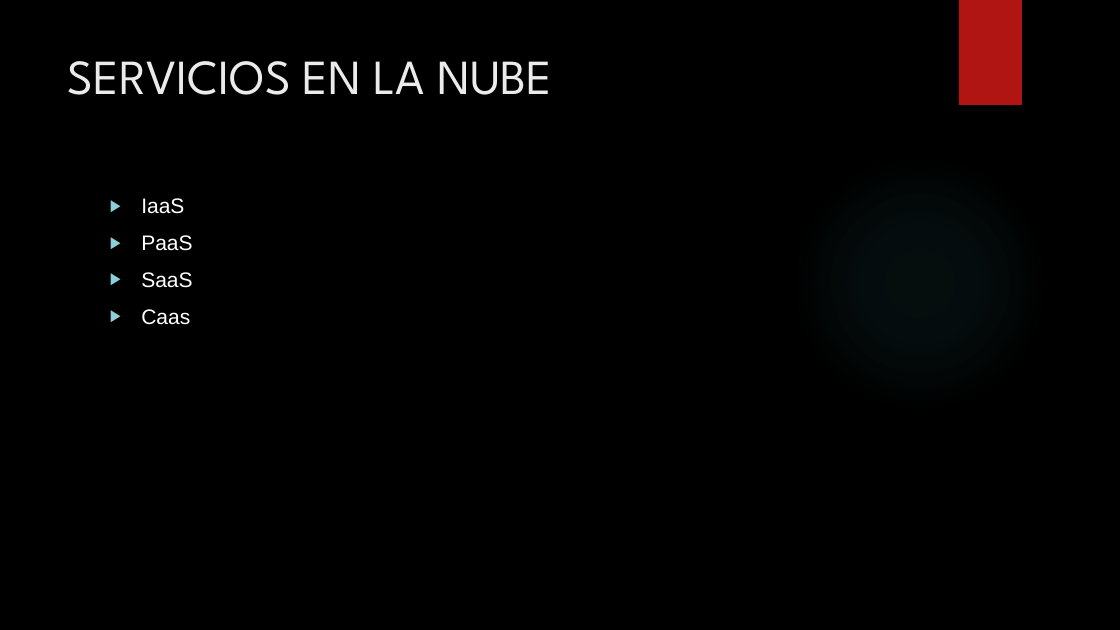
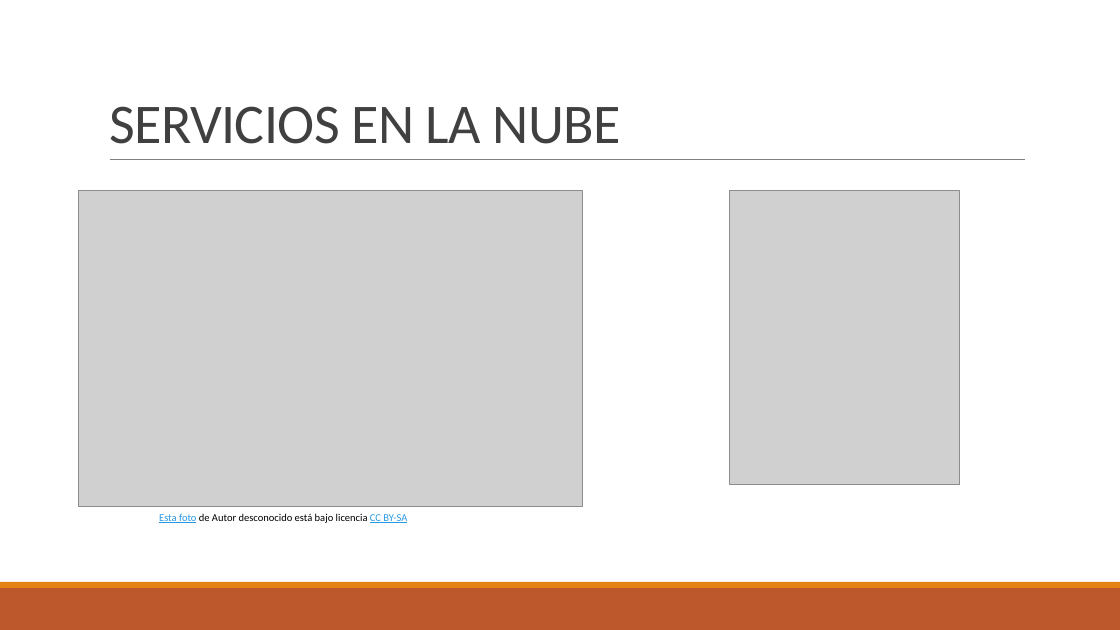
Before and after one commit to Jefer698/Solemne-3-Optativo, a slide deck: slide 5 of OPTATIVO DE ESPECIALIDAD presentacion s3.pptx. Drawn at 1120x630 pixels with LibreOffice and Linux fonts; fonts in the diff are those of the drawing; grey boxes stand for pictures; background and template pictures are left out. Boxes give left, top, right and bottom in pixels: in the first picture for what was removed or moved away, otherwise in the second. Text is boxed around its words. In the diff, an @@ line names an element or a change of style, - is before the commit and + after.

```diff
--- a/OPTATIVO DE ESPECIALIDAD presentacion s3.pptx
+++ b/OPTATIVO DE ESPECIALIDAD presentacion s3.pptx
@@ background picture (left out) to #FFFFFF @@
@@ title "SERVICIOS EN LA NUBE" moved from (x1=68, y1=61, x2=552, y2=95) to (x1=109, y1=106, x2=620, y2=144) @@
@@ title "SERVICIOS EN LA NUBE" at (x1=109, y1=106, x2=620, y2=144): size 42 to 48 pt, font League Spartan to Calibri, text colour #EBEBEB to #404040, letter spacing 0 to -0.5 pt; line spacing 1 to 0.85; vertical alignment top to bottom @@
@@ rectangle removed at (x1=959, y1=0, x2=1022, y2=105) @@
@@ line added from (110, 160) to (1026, 160), #808080 0.5 pt @@
@@ ellipse removed at (x1=791, y1=154, x2=1049, y2=413) @@
@@ picture added at (x1=79, y1=191, x2=582, y2=507) @@
@@ text removed at (x1=141, y1=198, x2=192, y2=325) @@
-▶ IaaS
-▶ PaaS
-▶ SaaS
-▶ Caas
@@ picture added at (x1=730, y1=191, x2=960, y2=485) @@
@@ text added at (x1=159, y1=513, x2=407, y2=523), 9 pt, text #000000 @@
+Esta foto de Autor desconocido está bajo licencia CC BY-SA
@@ rectangle added at (x1=0, y1=588, x2=1120, y2=630), fill #BD582C @@
@@ rectangle added at (x1=0, y1=582, x2=1120, y2=588), fill #E48312 @@
```
Also in this commit, not shown: 9 other slides changed, 1 slide added, 1 slide removed, 2 other files.
